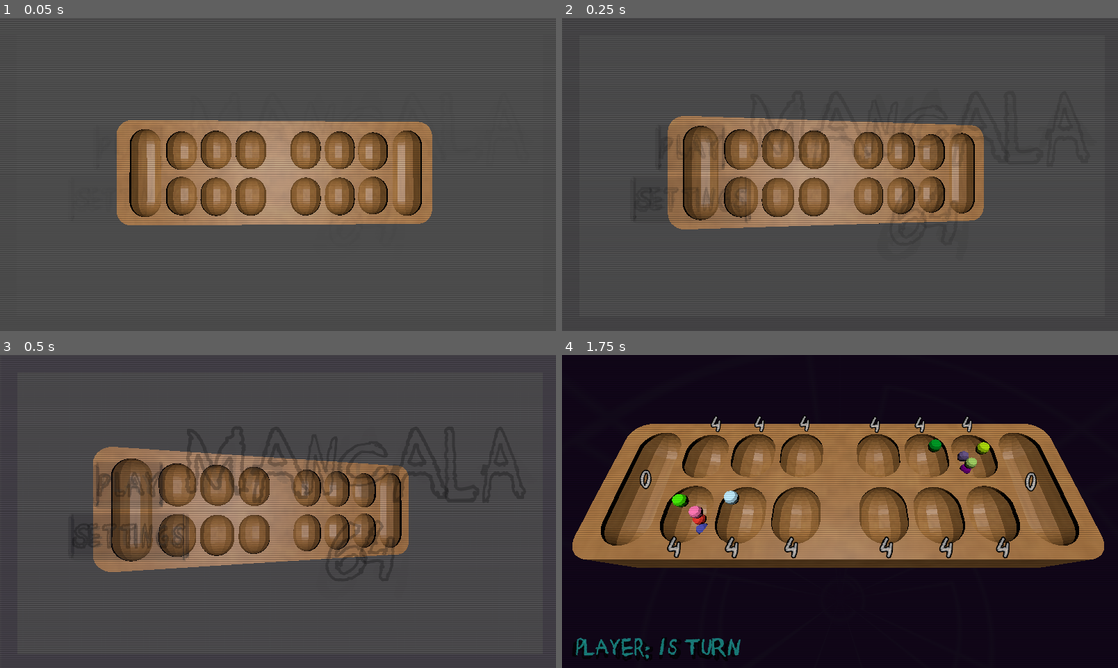
Above: before the commit, frames 1-4 (two rows, left to right).
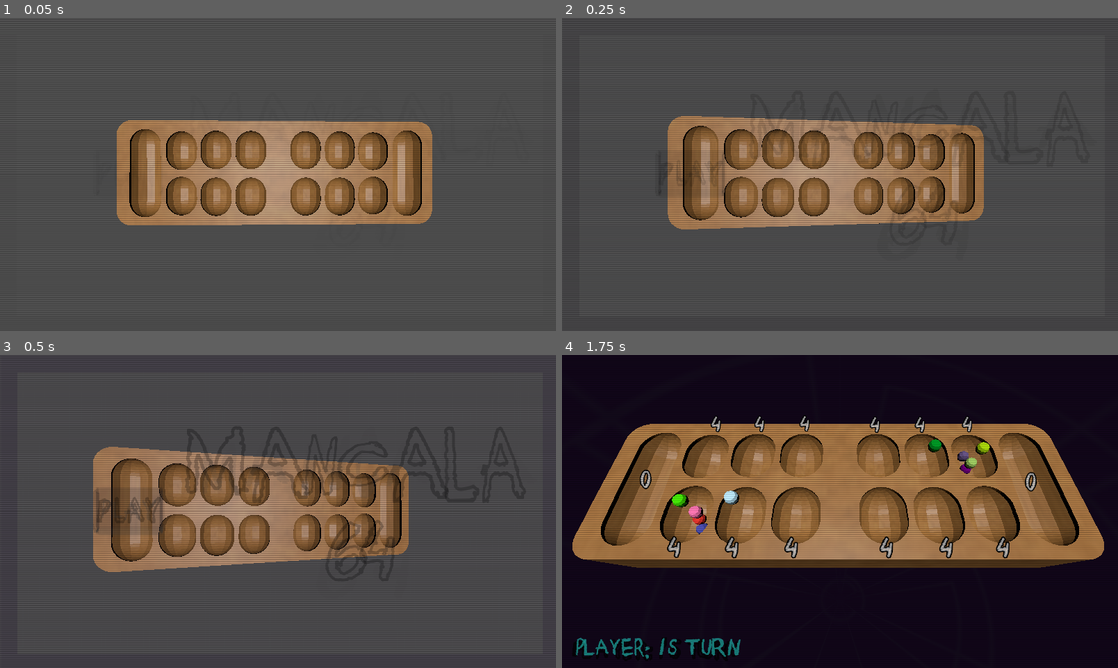
Above: after the commit, the same moments.

Repository: sym-z/3d-mancala
Game: Godot game, scene res://scenes/main_menu.tscn
Two runs of this game, one before a commit and one after it. Both use one fixed random seed, a clock stepped at 60 frames per second and the inputs below.
Inputs:
- Up to frame 1 (0.05 s): no input
- Up to frame 2 (0.25 s): no input
- Up to frame 3 (0.5 s): no input
- Up to frame 4 (1.75 s): click "PLAY" at 0.5 s; hold Right (ui_right) from 1.28 s (still down); hold S (slam) from 1.28 s (still down); tap Space (ui_select) at 1.52 s

The runs differ from the first frame. In frame 2, 0.7% of the frame differs, in the area x 13-34%, y 34-66%; in frame 3, 2.1%, in the area x 12-34%, y 34-66%; in frame 4, nothing differs.

Commit message:
setup for endgame, needs testing

Diff:
--- a/src/scenes/main_menu.tscn
+++ b/src/scenes/main_menu.tscn
@@ -103,6 +103,7 @@
 text = "PLAY"
 
 [node name="Settings" type="Button" parent="MarginContainer/VBoxContainer" unique_id=455389478]
+visible = false
 material = SubResource("ShaderMaterial_oa1go")
 layout_mode = 2
 size_flags_horizontal = 4
--- a/src/scenes/sample_scene.tscn
+++ b/src/scenes/sample_scene.tscn
@@ -18,6 +18,8 @@
 [ext_resource type="AudioStream" uid="uid://bhwahdgj138ai" path="res://assets/audio/capture.mp3" id="15_6yaw1"]
 [ext_resource type="Script" uid="uid://dagfgovf0ki1c" path="res://scripts/announcer.gd" id="15_e351d"]
 [ext_resource type="AudioStream" uid="uid://bw0m7xn8a7ore" path="res://assets/audio/title_1.mp3" id="15_x320b"]
+[ext_resource type="Theme" uid="uid://cuagsrjijxb16" path="res://mm_buttons.tres" id="16_f02yu"]
+[ext_resource type="Script" uid="uid://dma8xqq7id3wq" path="res://scripts/post_game_messages.gd" id="16_g2i3f"]
 [ext_resource type="AudioStream" uid="uid://3xv6scvmps4l" path="res://assets/audio/extra_turn_2.mp3" id="17_o6mf3"]
 [ext_resource type="AudioStream" uid="uid://dlc76p4rcnav6" path="res://assets/audio/p1_win.mp3" id="18_x320b"]
 [ext_resource type="AudioStream" uid="uid://dni58lmqlht6f" path="res://assets/audio/p2_win.mp3" id="19_4dbp5"]
@@ -89,6 +91,14 @@
 shader = ExtResource("9_x320b")
 shader_parameter/strength = 5.0
 
+[sub_resource type="ShaderMaterial" id="ShaderMaterial_g2i3f"]
+shader = ExtResource("9_x320b")
+shader_parameter/strength = 5.0
+
+[sub_resource type="ShaderMaterial" id="ShaderMaterial_c4gr1"]
+shader = ExtResource("9_x320b")
+shader_parameter/strength = 5.0
+
 [node name="Sample Level" type="Node3D" unique_id=202412583 node_paths=PackedStringArray("p1_marker_banks", "p2_marker_banks", "p1_marker_home", "p2_marker_home", "arrow_pointer", "announcer", "p1_cam", "p2_cam")]
 script = ExtResource("1_jddra")
 p1_marker_banks = [NodePath("Placement Markers/P1_1"), NodePath("Placement Markers/P1_2"), NodePath("Placement Markers/P1_3"), NodePath("Placement Markers/P1_4"), NodePath("Placement Markers/P1_5"), NodePath("Placement Markers/P1_6")]
@@ -315,7 +325,7 @@
 grow_horizontal = 2
 grow_vertical = 2
 
-[node name="MarginContainer" type="MarginContainer" parent="CanvasLayer/Control" unique_id=1161309195]
+[node name="Player Turn Container" type="MarginContainer" parent="CanvasLayer/Control" unique_id=1161309195]
 layout_mode = 1
 anchors_preset = 15
 anchor_right = 1.0
@@ -325,10 +335,10 @@
 theme_override_constants/margin_left = 22
 theme_override_constants/margin_top = 580
 
-[node name="VBoxContainer" type="VBoxContainer" parent="CanvasLayer/Control/MarginContainer" unique_id=942481063]
-layout_mode = 2
-
-[node name="Player Turn Label" type="Label" parent="CanvasLayer/Control/MarginContainer/VBoxContainer" unique_id=1869901986 node_paths=PackedStringArray("level")]
+[node name="VBoxContainer" type="VBoxContainer" parent="CanvasLayer/Control/Player Turn Container" unique_id=942481063]
+layout_mode = 2
+
+[node name="Player Turn Label" type="Label" parent="CanvasLayer/Control/Player Turn Container/VBoxContainer" unique_id=1869901986 node_paths=PackedStringArray("level")]
 material = SubResource("ShaderMaterial_oiwk8")
 layout_mode = 2
 theme_override_colors/font_outline_color = Color(0, 0, 0, 1)
@@ -390,7 +400,7 @@
 level = NodePath("../../..")
 view_duration = 0.75
 
-[node name="CenterContainer" type="CenterContainer" parent="CanvasLayer/Control" unique_id=1379378633]
+[node name="Win Container" type="CenterContainer" parent="CanvasLayer/Control" unique_id=1379378633]
 layout_mode = 1
 anchors_preset = 15
 anchor_right = 1.0
@@ -398,7 +408,7 @@
 grow_horizontal = 2
 grow_vertical = 2
 
-[node name="Player Win Notif" type="Label" parent="CanvasLayer/Control/CenterContainer" unique_id=1363220861 node_paths=PackedStringArray("level")]
+[node name="Player Win Notif" type="Label" parent="CanvasLayer/Control/Win Container" unique_id=1363220861 node_paths=PackedStringArray("level", "post_game_messages")]
 material = SubResource("ShaderMaterial_l4noq")
 layout_mode = 2
 theme_override_constants/outline_size = 8
@@ -408,6 +418,36 @@
 uppercase = true
 script = ExtResource("13_oiwk8")
 level = NodePath("../../../..")
+post_game_messages = NodePath("../../Post Game Messages")
+
+[node name="Post Game Messages" type="CenterContainer" parent="CanvasLayer/Control" unique_id=1684606117 node_paths=PackedStringArray("menu_btn")]
+layout_mode = 1
+anchors_preset = 15
+anchor_right = 1.0
+anchor_bottom = 1.0
+grow_horizontal = 2
+grow_vertical = 2
+script = ExtResource("16_g2i3f")
+menu_btn = NodePath("VBoxContainer/Menu Button")
+
+[node name="VBoxContainer" type="VBoxContainer" parent="CanvasLayer/Control/Post Game Messages" unique_id=1644753566]
+layout_mode = 2
+theme_override_constants/separation = 38
+
+[node name="Slam Message" type="Label" parent="CanvasLayer/Control/Post Game Messages/VBoxContainer" unique_id=1851793790]
+material = SubResource("ShaderMaterial_g2i3f")
+layout_mode = 2
+theme_override_constants/outline_size = 8
+theme_override_fonts/font = ExtResource("8_udu4s")
+theme_override_font_sizes/font_size = 98
+text = "(S) SLAM BOARD"
+horizontal_alignment = 1
+
+[node name="Menu Button" type="Button" parent="CanvasLayer/Control/Post Game Messages/VBoxContainer" unique_id=1612836393]
+material = SubResource("ShaderMaterial_c4gr1")
+layout_mode = 2
+theme = ExtResource("16_f02yu")
+text = "BACK TO MENU?"
 
 [node name="Announcer" type="AudioStreamPlayer" parent="." unique_id=540410151]
 stream = ExtResource("15_x320b")
--- a/src/scripts/player_win_notif.gd
+++ b/src/scripts/player_win_notif.gd
@@ -2,6 +2,7 @@
 
 @export var level : Node3D
 @export var view_duration : float = 3.0
+@export var post_game_messages : CenterContainer
 # Called when the node enters the scene tree for the first time.
 func _ready():
 	visible = false
@@ -20,5 +21,4 @@
 	visible = true
 	await get_tree().create_timer(view_duration).timeout
 	visible = false
-	await get_tree().create_timer(10.0).timeout
-	SceneTransition.main_menu()
+	post_game_messages.reveal()
--- /dev/null
+++ b/src/scripts/post_game_messages.gd
@@ -0,0 +1,13 @@
+extends CenterContainer
+
+@export var menu_btn : Button
+
+func _ready():
+	visible = false
+	menu_btn.connect("pressed", to_menu)
+
+func reveal():
+	visible = true
+
+func to_menu():
+	SceneTransition.main_menu()
--- a/src/scripts/selection_arrow.gd
+++ b/src/scripts/selection_arrow.gd
@@ -12,7 +12,6 @@
 func _process(delta):
 	time += delta
 	var factor : float = (sin(time*speed)/6)+0.7
-	print("COLOR BEFORE: ", modulate, " COLOR AFTER: " , Color(factor,factor,factor * factor,1),1)
 	modulate.v = factor
 
 
Not shown, added: src/scripts/post_game_messages.gd.uid
